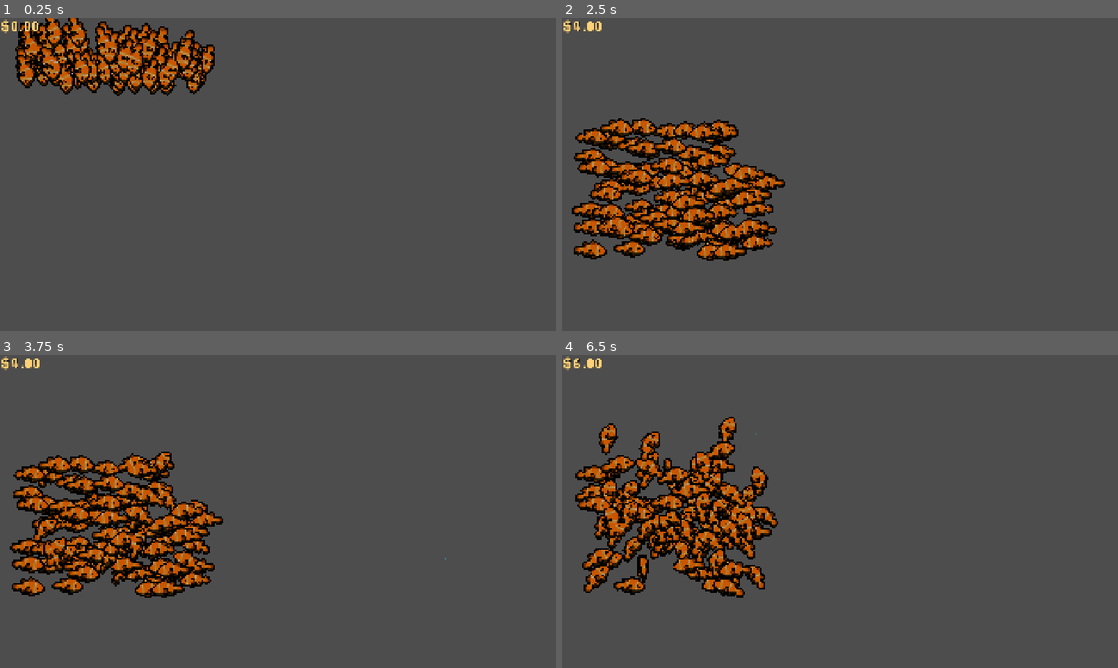
Above: before the commit, frames 1-4 (two rows, left to right).
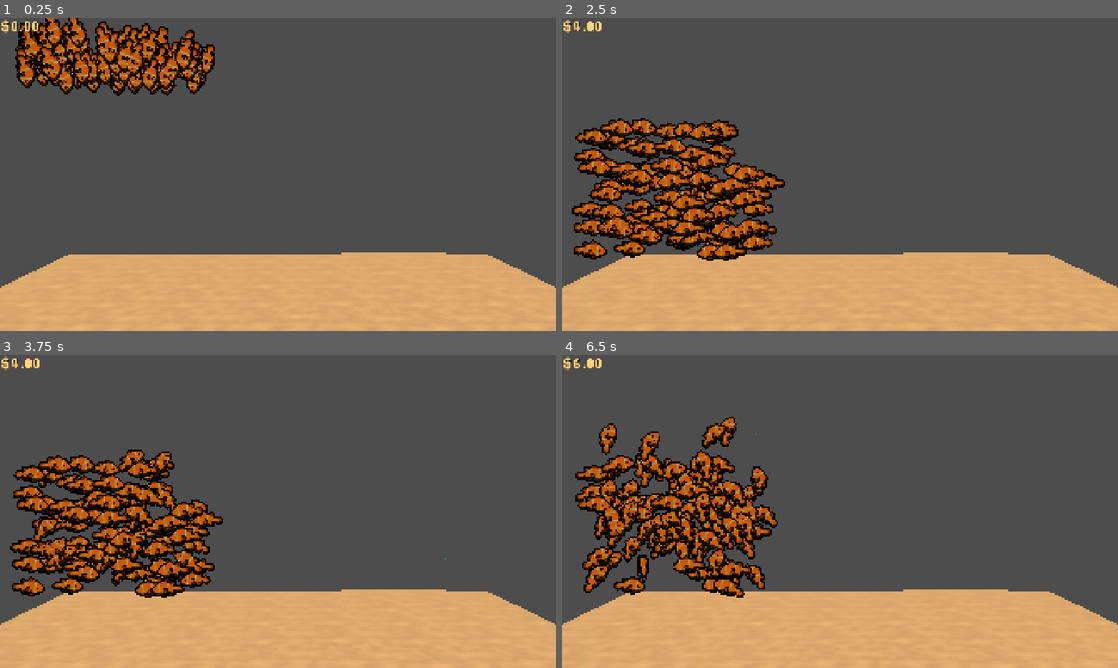
Above: after the commit, the same moments.

Repository: AyyBee123/Fish-Incremental-Game
Game: Godot game, scene res://Scenes/Aquarium/aquarium.tscn
The game is run twice, just before and just after one commit, with the same random seed, the same clock (stepped at 60 frames per second) and the same inputs.
Inputs (mouse positions are in pixels of both pictures, inside the frame that each line leads up to):
- Up to frame 1 (0.25 s): no input
- Up to frame 2 (2.5 s): move the mouse to (962, 158) at 0.52 s; press the mouse at (962, 158) at 0.53 s; move the mouse to (728, 190) at 1.27 s; release the mouse at (728, 190) at 1.28 s; click (728, 190) at 1.35 s; move the mouse to (895, 105) at 2.02 s; press the mouse at (895, 105) at 2.03 s
- Up to frame 3 (3.75 s): move the mouse to (250, 574) at 2.77 s; release the mouse at (250, 574) at 2.78 s; click (250, 574) at 2.85 s; move the mouse to (444, 558) at 3.52 s; press the mouse at (444, 558) at 3.53 s
- Up to frame 4 (6.5 s): move the mouse to (673, 464) at 4.27 s; release the mouse at (673, 464) at 4.28 s; click (673, 464) at 4.35 s; move the mouse to (867, 511) at 5.02 s; press the mouse at (867, 511) at 5.03 s; move the mouse to (756, 433) at 5.77 s; release the mouse at (756, 433) at 5.78 s; click (756, 433) at 5.85 s

The runs differ from the first frame. In frame 1, 23% of the frame differs, in the area x 0-100%, y 74-100%; in frame 2, 23%; in frame 3, 24%; in frame 4, 27%, in the area x 0-100%, y 21-100%.

Commit message:
added first iteration of the sand texture

Diff:
--- a/Scenes/Aquarium/aquarium.tscn
+++ b/Scenes/Aquarium/aquarium.tscn
@@ -1,6 +1,7 @@
 [gd_scene format=3 uid="uid://dbrgxfwe3t0wu"]
 
 [ext_resource type="Script" uid="uid://chr18rj22ext1" path="res://Scripts/Aquarium/aquarium.gd" id="1_h7ht6"]
+[ext_resource type="PackedScene" uid="uid://bvw0tm0pfpmqq" path="res://Scenes/Aquarium/sand.tscn" id="2_4djwm"]
 [ext_resource type="Script" uid="uid://uykmlribml6m" path="res://Scripts/Managers/fish_manager.gd" id="2_jhcuh"]
 [ext_resource type="Script" uid="uid://do4r5cj3jy0yd" path="res://Scripts/Managers/click_manager.gd" id="3_4djwm"]
 [ext_resource type="FontFile" uid="uid://c7ivi3qvka8la" path="res://Fonts/PixelFont.ttf" id="4_6odeh"]
@@ -23,9 +24,13 @@
 transform = Transform3D(-1, -3.0510108e-09, 8.736952e-08, 0, 0.99939084, 0.034899496, -8.742278e-08, 0.034899496, -0.99939084, 0, 5, -90)
 fov = 30.0
 
+[node name="Sand" parent="." unique_id=484583921 instance=ExtResource("2_4djwm")]
+transform = Transform3D(1, 0, 0, 0, 1, 0, 0, 0, 1, 0, -20, 0)
+
 [node name="Fish Manager" type="Node" parent="." unique_id=398162355]
 unique_name_in_owner = true
 script = ExtResource("2_jhcuh")
+aquarium_margin_down = 8.0
 
 [node name="Click Manager" type="Node" parent="." unique_id=1484032693]
 unique_name_in_owner = true
--- /dev/null
+++ b/Scenes/Aquarium/sand.tscn
@@ -0,0 +1,31 @@
+[gd_scene format=3 uid="uid://bvw0tm0pfpmqq"]
+
+[ext_resource type="PackedScene" uid="uid://cdrx7fdi8eq7g" path="res://Assets/Aquarium/Sand.glb" id="1_ocbjn"]
+[ext_resource type="Shader" uid="uid://bb3jdeeq0wjap" path="res://Shaders/sand.gdshader" id="2_vljit"]
+
+[sub_resource type="FastNoiseLite" id="FastNoiseLite_w85j4"]
+noise_type = 2
+seed = 13
+
+[sub_resource type="NoiseTexture2D" id="NoiseTexture2D_ua3lr"]
+noise = SubResource("FastNoiseLite_w85j4")
+seamless = true
+
+[sub_resource type="ShaderMaterial" id="ShaderMaterial_3haka"]
+render_priority = 0
+shader = ExtResource("2_vljit")
+shader_parameter/color = Color(0.6975461, 0.6306399, 0.5524365, 1)
+shader_parameter/specular = Color(0, 0, 0, 0.5019608)
+shader_parameter/fresnel = Color(0, 0, 0, 0.3019608)
+shader_parameter/uv_scale = Vector2(1, 1)
+shader_parameter/uv_offset = Vector2(0, 0)
+shader_parameter/noise_texture = SubResource("NoiseTexture2D_ua3lr")
+shader_parameter/noise_scale = Vector2(8, 8)
+shader_parameter/sand_color_light = Color(0.85, 0.72, 0.48, 1)
+shader_parameter/sand_color_dark = Color(0.65, 0.49, 0.3, 1)
+shader_parameter/noise_strength = 0.35
+
+[node name="Sand" unique_id=484583921 instance=ExtResource("1_ocbjn")]
+
+[node name="Cube" parent="." index="0" unique_id=1542473793]
+surface_material_override/0 = SubResource("ShaderMaterial_3haka")
--- /dev/null
+++ b/Shaders/sand.gdshader
@@ -0,0 +1,221 @@
+shader_type spatial;
+
+#define USE_ALPHA 1
+#define USE_ALPHA_CUTOFF 0
+#define USE_EMISSION 0
+#define USE_REFLECTIONS 0
+#define USE_NORMAL_MAP 0
+#define USE_OCCLUSION 0
+#define USE_HEIGHT_MAP 0
+#define USE_ANISOTROPY 0
+#define USE_BACKLIGHT 0
+#define USE_REFRACTION 0
+
+#if USE_ALPHA
+render_mode depth_draw_always;
+#endif
+
+#include "includes/base-cel-shader.gdshaderinc"
+
+#if USE_EMISSION
+#include "includes/emission.gdshaderinc"
+#endif
+
+#if USE_REFLECTIONS
+#include "includes/reflections.gdshaderinc"
+#endif
+
+#if USE_NORMAL_MAP
+#include "includes/normal-map.gdshaderinc"
+#endif
+
+#if USE_OCCLUSION
+#include "includes/occlusion.gdshaderinc"
+#endif
+
+#if USE_HEIGHT_MAP
+#include "includes/height-map.gdshaderinc"
+#endif
+
+#if USE_ANISOTROPY
+#include "includes/anisotropy.gdshaderinc"
+#endif
+
+#if USE_BACKLIGHT
+#include "includes/backlight.gdshaderinc"
+#endif
+
+#if USE_REFRACTION
+#include "includes/refraction.gdshaderinc"
+#elif !USE_REFRACTION && USE_ALPHA
+#include "includes/transparency.gdshaderinc"
+#endif
+
+group_uniforms BaseProperties;
+#if USE_ALPHA_CUTOFF
+uniform float alpha_cutoff: hint_range(0.0, 1.0) = 0.5;
+#endif
+uniform vec4 color: source_color = vec4(0.75, 0.75, 0.75, 1.0);
+uniform sampler2D base_texture: source_color;
+uniform vec4 specular: source_color = vec4(0.3, 0.3, 0.3, 0.5);
+uniform sampler2D specular_texture: hint_default_white;
+uniform vec4 fresnel: source_color = vec4(0.2, 0.2, 0.2, 0.3);
+uniform sampler2D fresnel_texture: hint_default_white;
+group_uniforms;
+
+varying vec3 SPECULAR_COLOR;
+varying float SPECULAR_STRENGTH;
+varying vec3 FRESNEL_COLOR;
+varying float FRESNEL_STRENGTH;
+
+varying vec2 base_uv;
+
+group_uniforms Tiling;
+uniform vec2 uv_scale = vec2(1,1);
+uniform vec2 uv_offset = vec2(0,0);
+group_uniforms;
+
+group_uniforms SandProperties;
+uniform sampler2D noise_texture : source_color;
+uniform vec2 noise_scale = vec2(8.0, 8.0);
+uniform vec4 sand_color_light : source_color = vec4(0.85, 0.72, 0.48, 1.0);
+uniform vec4 sand_color_dark : source_color = vec4(0.65, 0.49, 0.30, 1.0);
+uniform float noise_strength : hint_range(0.0, 1.0) = 0.35;
+group_uniforms;
+
+
+void vertex() {
+	UV = UV * uv_scale.xy + uv_offset.xy;
+	#if !USE_HEIGHT_MAP
+		base_uv = UV;
+	#endif
+}
+
+void fragment() {
+#if USE_HEIGHT_MAP
+	base_uv = height_map_fragment(UV, VERTEX, TANGENT, BINORMAL, NORMAL);
+#endif
+
+#if USE_ALPHA
+	float alpha = color.a * texture(base_texture, base_uv).a;
+	ALBEDO *= alpha;
+#elif USE_ALPHA_CUTOFF
+	ALPHA = color.a * texture(base_texture, base_uv).a;
+	ALPHA_SCISSOR_THRESHOLD = color.a * texture(base_texture, base_uv).a;
+#endif
+
+#if USE_REFRACTION && USE_ALPHA
+	EMISSION += refraction_fragment(alpha, NORMAL, SCREEN_UV, FRAGCOORD.z);
+#elif !USE_REFRACTION && USE_ALPHA
+	EMISSION += transparency_fragment(alpha, SCREEN_UV);
+#endif
+
+	SPECULAR_COLOR = specular.rgb * texture(specular_texture, base_uv).rgb;
+	SPECULAR_STRENGTH = specular.a * texture(specular_texture, base_uv).a;
+	FRESNEL_COLOR = fresnel.rgb * texture(fresnel_texture, base_uv).rgb;
+	FRESNEL_STRENGTH = fresnel.a * texture(fresnel_texture, base_uv).a;
+
+#if USE_EMISSION
+	EMISSION += emission_fragment(base_uv);
+#endif
+
+#if USE_REFLECTIONS
+	Surface surf = reflections_fragment(UV);
+	METALLIC = surf.metallic;
+	ROUGHNESS = surf.roughness;
+#endif
+
+#if USE_NORMAL_MAP
+	NormalData normal = normal_map_fragment(base_uv, NORMAL, TANGENT, BINORMAL);
+	NORMAL = normal.vector;
+	NORMAL_MAP = normal.map;
+	NORMAL_MAP_DEPTH = normal.depth;
+#endif
+
+#if USE_OCCLUSION
+	OcclusionData occlusion = occlusion_fragment(base_uv);
+	AO = occlusion.ao;
+	AO_LIGHT_AFFECT = occlusion.ao_light_affect;
+#endif
+
+#if USE_ANISOTROPY
+	AnisotropyData aniso = anisotropy_fragment(UV);
+	ANISOTROPY_DIR = aniso.direction;
+	ANISOTROPY_RATIO = aniso.ratio;
+#endif
+
+#if USE_BACKLIGHT
+	BACKLIGHT = backlight_fragment(base_uv);
+#endif
+
+vec2 sand_uv = base_uv * noise_scale;
+float noise = texture(noise_texture, sand_uv).r;
+
+vec3 sand_color = mix(
+	sand_color_dark.rgb,
+	sand_color_light.rgb,
+	noise
+);
+
+ALBEDO = mix(
+	color.rgb * texture(base_texture, base_uv).rgb,
+	sand_color,
+	noise_strength
+);
+}
+
+void light() {
+#if USE_BACKLIGHT
+	DIFFUSE_LIGHT += backlight_diffuse(
+			ALBEDO,
+			LIGHT_COLOR,
+			LIGHT,
+			NORMAL,
+			ATTENUATION,
+			BACKLIGHT
+	);
+#else
+	DIFFUSE_LIGHT += diffuse_light(
+			ALBEDO,
+			LIGHT_COLOR,
+			LIGHT,
+			NORMAL,
+			ATTENUATION
+	);
+#endif
+
+#if USE_ANISOTROPY
+	SPECULAR_LIGHT += anisotropy_specular(
+			LIGHT_COLOR,
+			SPECULAR_COLOR,
+			SPECULAR_STRENGTH,
+			NORMAL,
+			VIEW,
+			LIGHT,
+			ATTENUATION,
+			UV,
+			ANISOTROPY_DIR,
+			ANISOTROPY_RATIO
+	);
+#else
+	SPECULAR_LIGHT += specular_light(
+			LIGHT_COLOR,
+			SPECULAR_COLOR,
+			SPECULAR_STRENGTH,
+			NORMAL,
+			VIEW,
+			LIGHT,
+			ATTENUATION
+	);
+#endif
+
+	SPECULAR_LIGHT += fresnel_light(
+			LIGHT_COLOR,
+			FRESNEL_COLOR,
+			FRESNEL_STRENGTH,
+			NORMAL,
+			VIEW,
+			LIGHT,
+			ATTENUATION
+	);
+}
Binary file added: Assets/Aquarium/Sand.glb
Not shown, added: Assets/Aquarium/Sand.glb.import
Not shown, added: Shaders/sand.gdshader.uid
